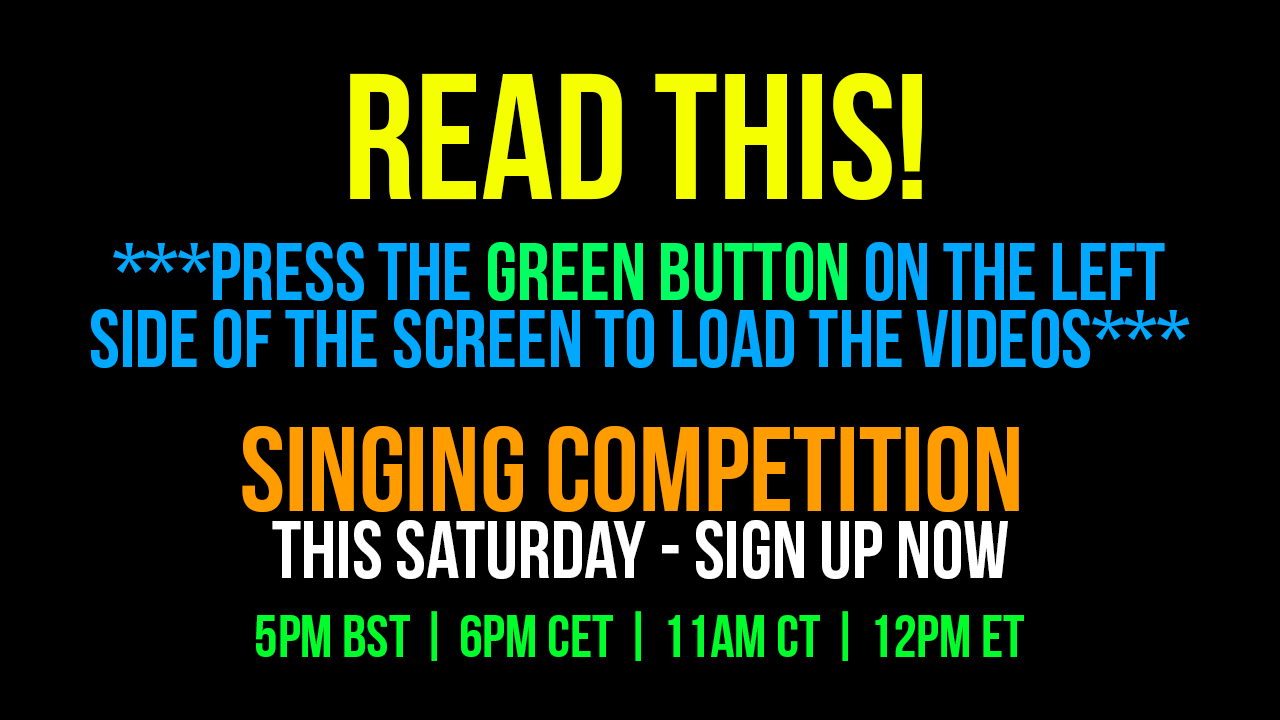
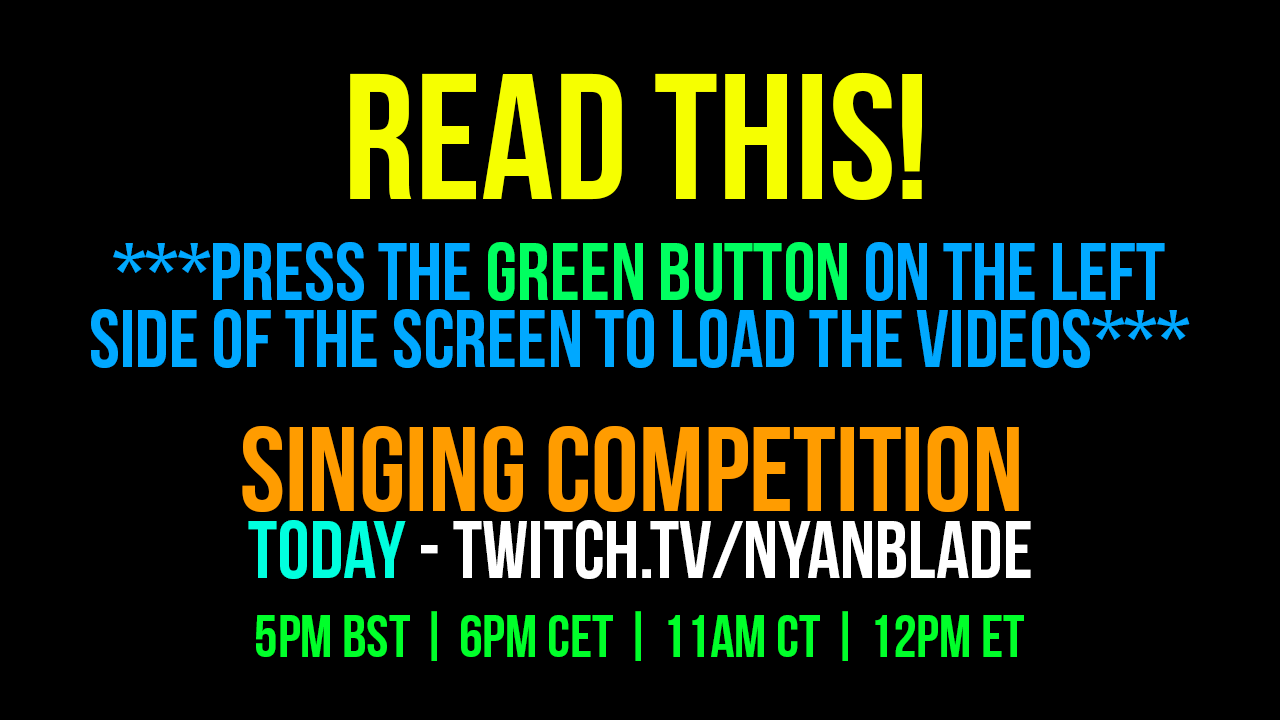
Layers edited between the first and the second 1280 x 720 image:
renamed "SINGING COMPETITION THIS SATURDAY - SIGN UP NOW" to "SINGING COMPETITION today - twitch.tv/nyanblade", painted on it over bbox(248, 520, 1031, 579)
